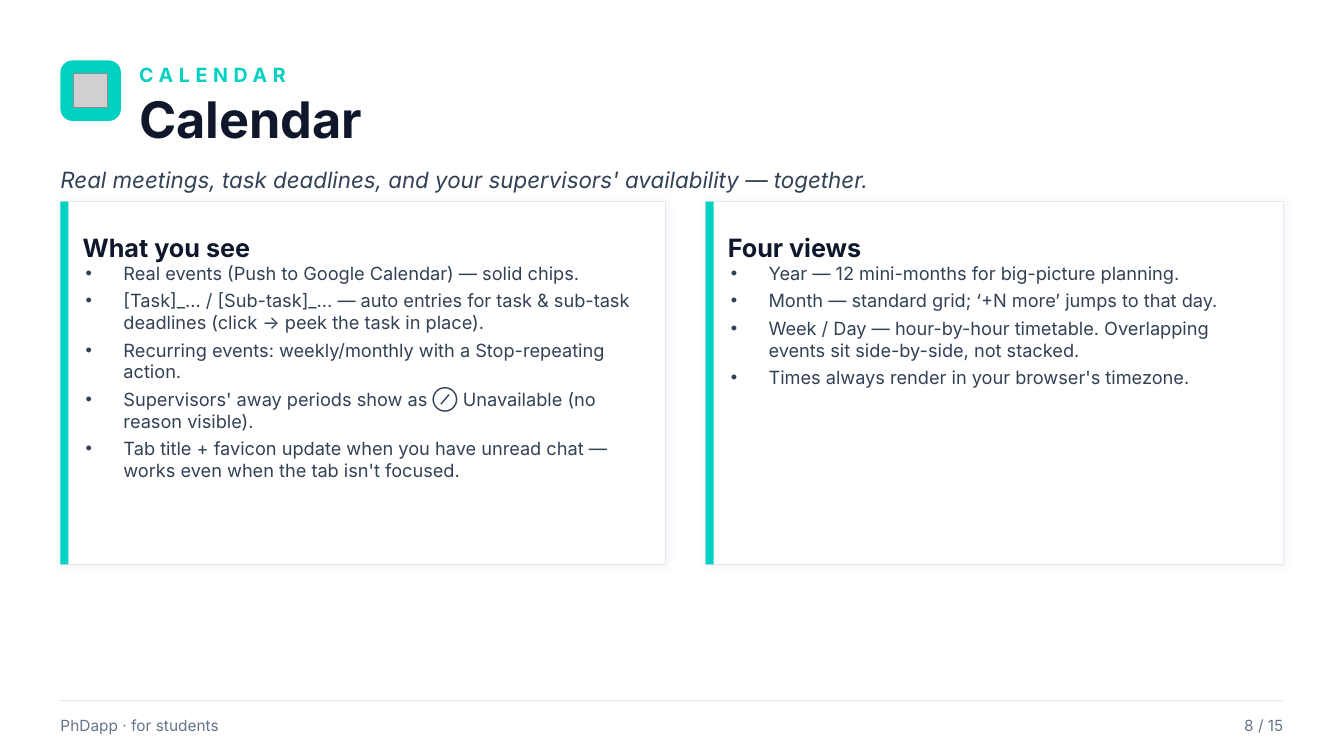
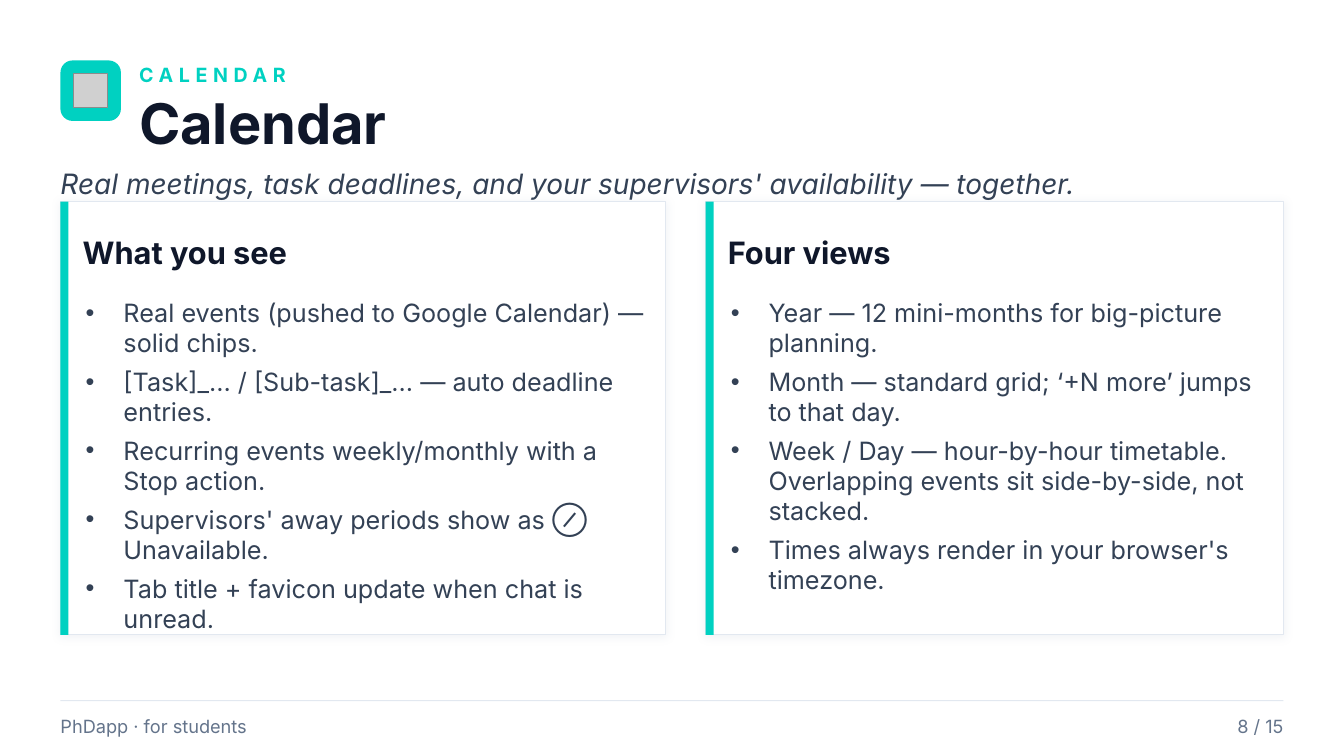
Before and after one commit to rafacastrocsic/phdapp, a slide deck: slide 8 of docs/PhDapp_Student_Overview.pptx. Drawn at 1344x756 pixels with LibreOffice and Linux fonts; fonts in the diff are those of the drawing; grey boxes stand for pictures. Boxes give left, top, right and bottom in pixels: in the first picture for what was removed or moved away, otherwise in the second. Text is boxed around its words. In the diff, an @@ line names an element or a change of style, - is before the commit and + after.

```diff
--- a/docs/PhDapp_Student_Overview.pptx
+++ b/docs/PhDapp_Student_Overview.pptx
@@ text "Calendar" at box(139, 102, 387, 145): size 36 to 40 pt @@
@@ text "Real meetings, task deadlines, and ..." at box(60, 173, 1074, 200): size 16 to 20 pt @@
@@ rectangle: place and size @@
-rectangle at box(60, 202, 665, 565)
+rectangle at box(60, 202, 665, 635)
@@ rectangle: place and size @@
-rectangle at box(60, 202, 69, 565)
+rectangle at box(60, 202, 69, 635)
@@ rectangle: place and size @@
-rectangle at box(706, 202, 1284, 565)
+rectangle at box(706, 202, 1284, 635)
@@ rectangle: place and size @@
-rectangle at box(706, 202, 714, 565)
+rectangle at box(706, 202, 714, 635)
@@ text "What you see" at box(83, 241, 287, 271): size 18 to 22 pt @@
@@ text "Four views" at box(728, 240, 891, 265): size 18 to 22 pt @@
@@ text "Year — 12 mini-months for ...": place and size @@
-text "Year — 12 mini-months for ..." at box(769, 266, 1218, 388)
+text "Year — 12 mini-months for ..." at box(769, 303, 1252, 590)
@@ text "Year — 12 mini-months for ..." at box(769, 303, 1252, 590): size 13 to 18 pt; more space between paragraphs @@
@@ text at box(123, 302, 614, 629): text changed; size 13 to 18 pt @@
-• Real events (Push to Google Calendar) — solid chips.
-• [Task]_… / [Sub-task]_… — auto entries for task & sub-task deadlines (click → peek the task in place).
-• Recurring events: weekly/monthly with a Stop-repeating action.
-• Supervisors' away periods show as ⊘ Unavailable (no reason visible).
-• Tab title + favicon update when you have unread chat — works even when the tab isn't focused.
+• Real events (pushed to Google Calendar) — solid chips.
+• [Task]_… / [Sub-task]_… — auto deadline entries.
+• Recurring events weekly/monthly with a Stop action.
+• Supervisors' away periods show as ⊘ Unavailable.
+• Tab title + favicon update when chat is unread.
@@ text "PhDapp · for students" at box(60, 719, 247, 737): size 11 to 13 pt @@
@@ text "8 / 15" at box(1237, 719, 1283, 733): size 11 to 13 pt @@
```
Also in this commit, not shown: 14 other slides changed, 3 other files.
